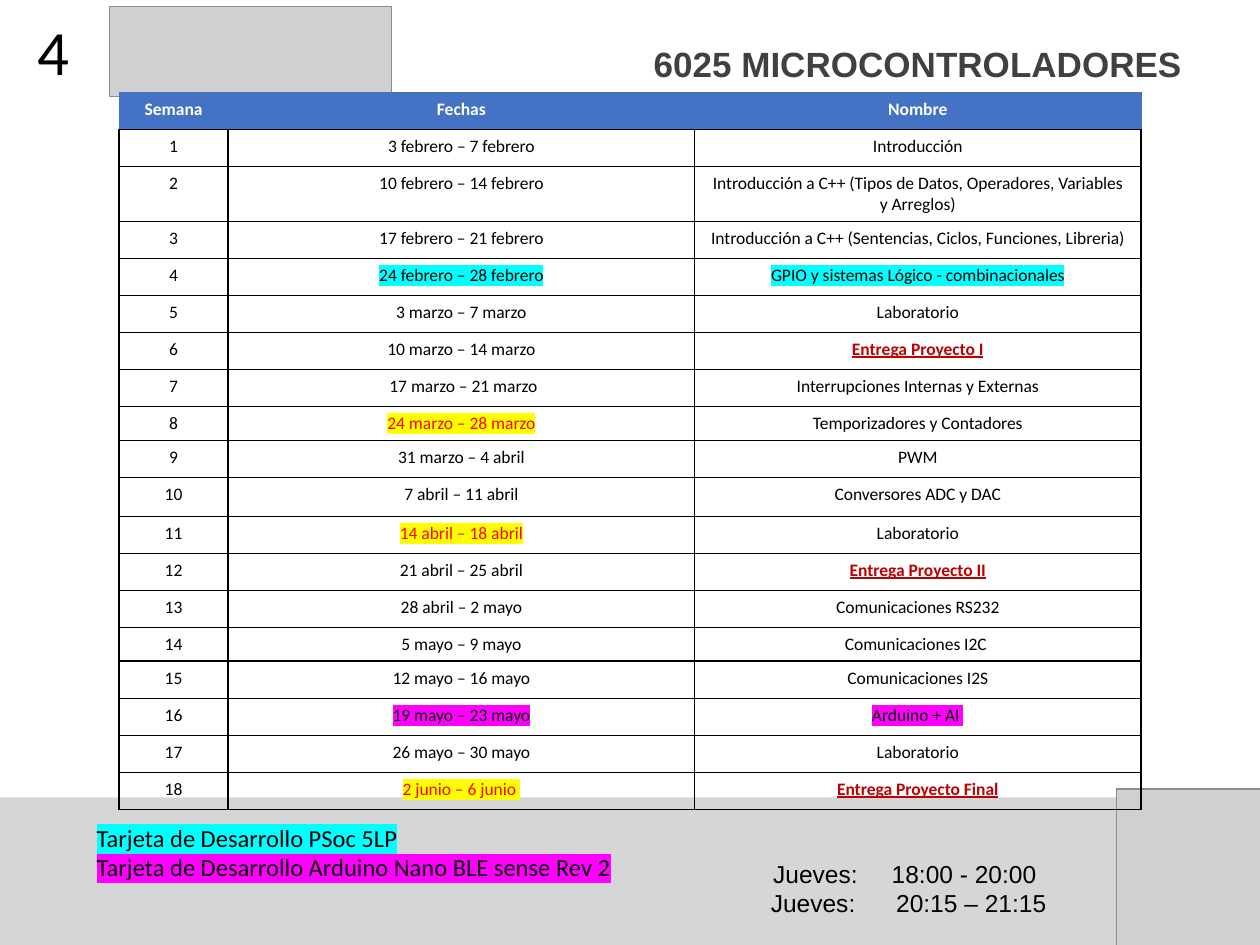
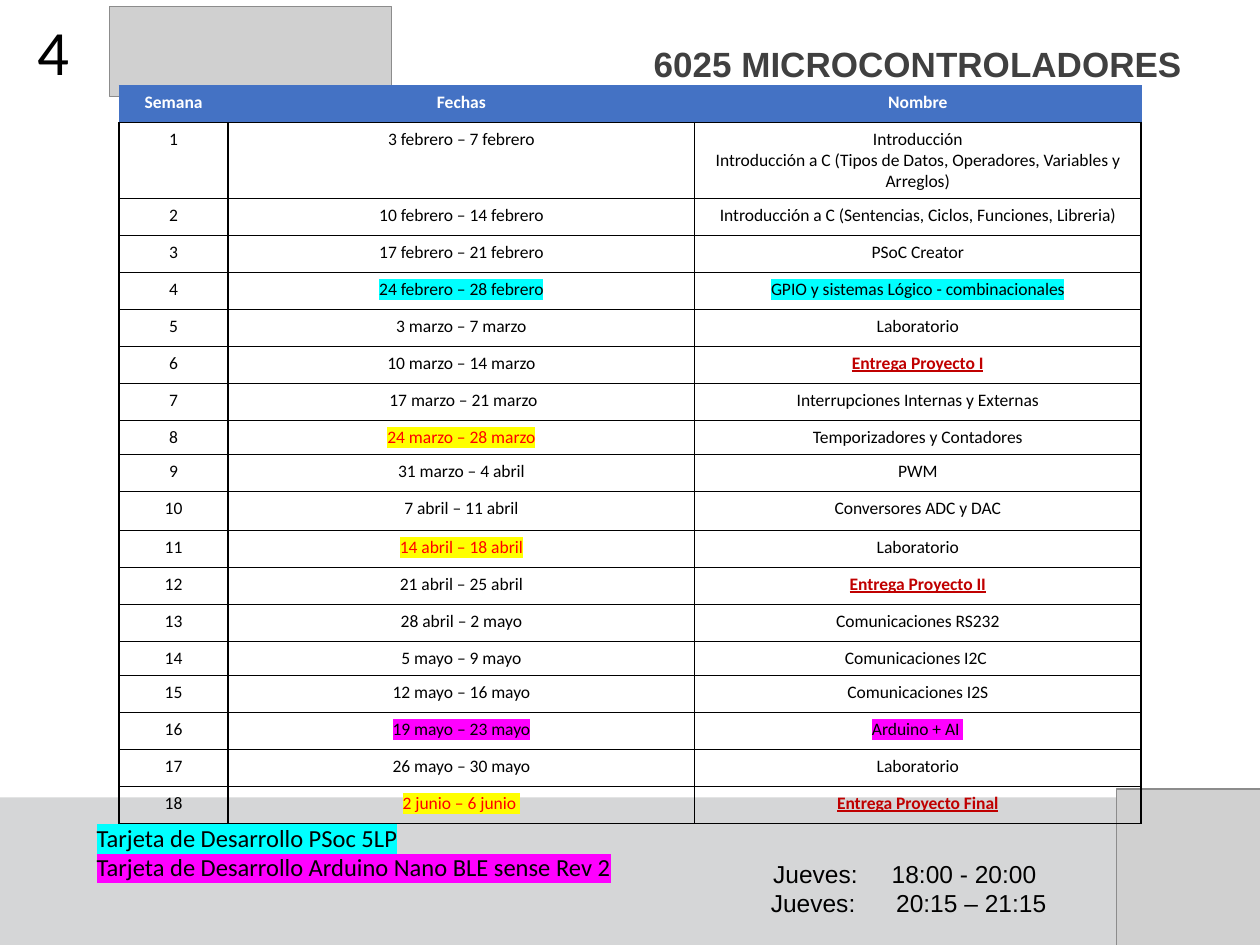
Before and after one commit to F4bian1012/Microcontroladores, a slide deck: slide 4 of Sesión_0/Introducción.pptx. Drawn at 1260x945 pixels with LibreOffice and Linux fonts; fonts in the diff are those of the drawing; grey boxes stand for pictures. Boxes give left, top, right and bottom in pixels: in the first picture for what was removed or moved away, otherwise in the second. Text is boxed around its words. In the diff, an @@ line names an element or a change of style, - is before the commit and + after.

```diff
--- a/Sesión_0/Introducción.pptx
+++ b/Sesión_0/Introducción.pptx
@@ table at [118, 86, 1140, 824] @@
-row 2, column 3: Introducción
+row 2, column 3: Introducción / Introducción a C (Tipos de Datos, Operadores, Variables y Arreglos)
-row 3, column 3: Introducción a C++ (Tipos de Datos, Operadores, Variables y Arreglos)
+row 3, column 3: Introducción a C (Sentencias, Ciclos, Funciones, Libreria)
-row 4, column 3: Introducción a C++ (Sentencias, Ciclos, Funciones, Libreria)
+row 4, column 3: PSoC Creator
@@ table: place and size @@
-table at [118, 92, 1140, 809]
+table at [118, 86, 1140, 824]
```
Also in this commit, not shown: 3 other files.
